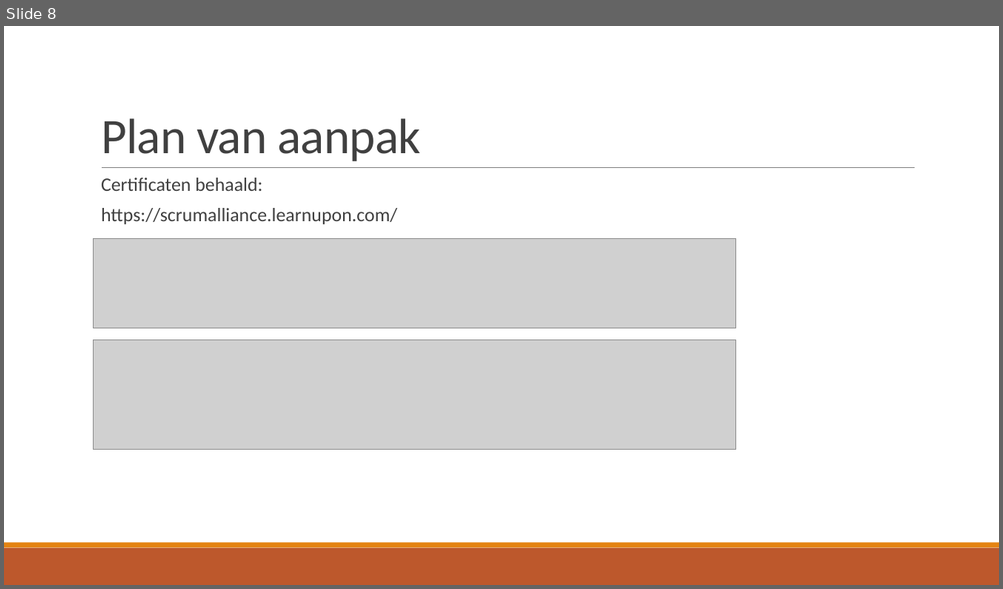
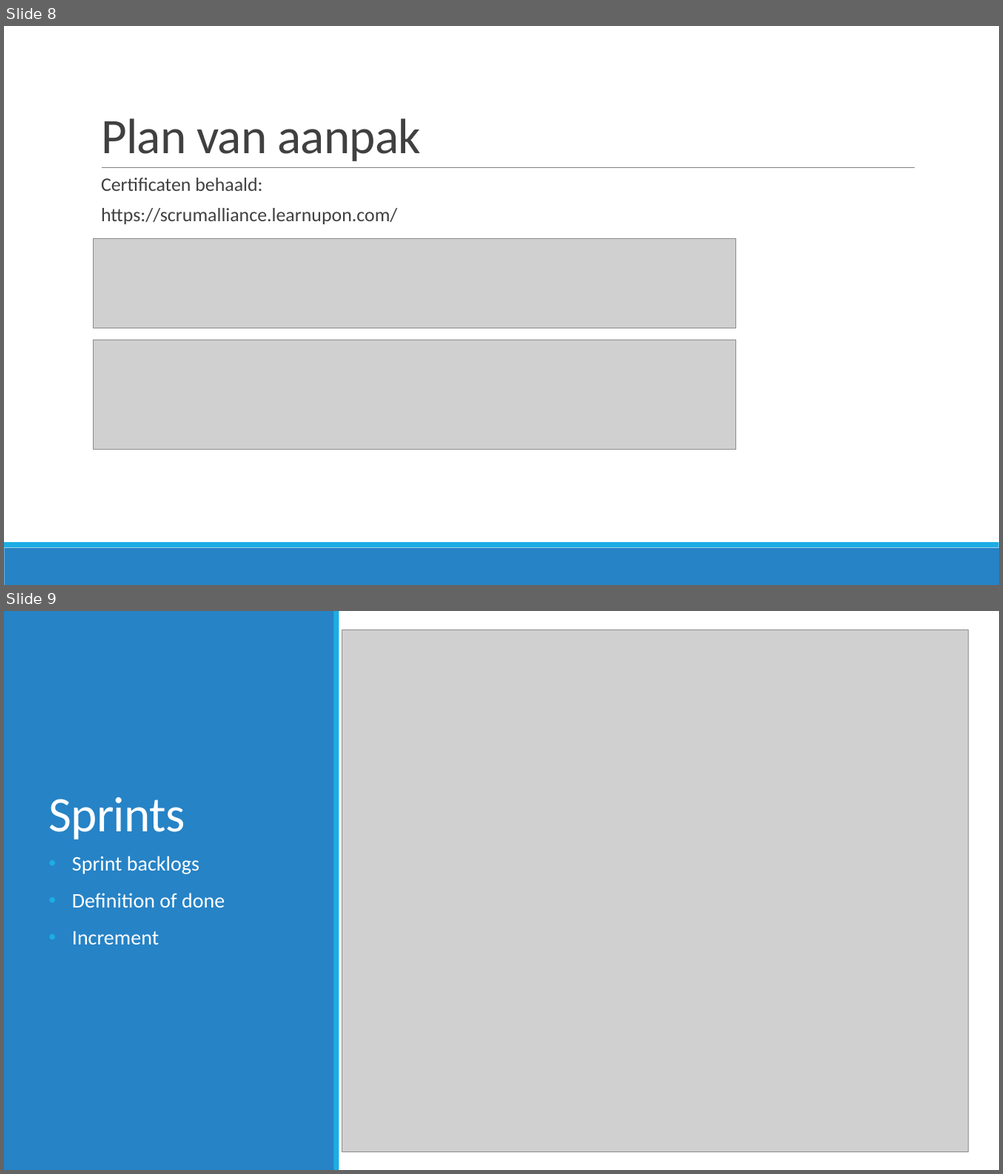
Before and after one commit to JouriTas/Projectwerk-IT-project, a slide deck: Scrum Artifacts/Sprint5/IT-Projectwerk 2022.pptx. Shown one above the other, each under a label of ours: slide 8 before the commit, slides 8 and 9 after it. The pictures are 1003x589 and 1003x1174 pixels, drawn with LibreOffice and Linux fonts; fonts in the diff are those of the drawing; grey boxes stand for pictures. Boxes give left, top, right and bottom in pixels: in the first picture for what was removed or moved away, otherwise in the second. Text is boxed around its words. In the diff, an @@ line names an element or a change of style, - is before the commit and + after.

```diff
--- a/Scrum Artifacts/Sprint5/IT-Projectwerk 2022.pptx
+++ b/Scrum Artifacts/Sprint5/IT-Projectwerk 2022.pptx
@@ slide 9 added at box(4, 611, 999, 1170), background #FFFFFF @@
@@ rectangle added at box(4, 611, 335, 1170), fill #2683C6 @@
@@ rectangle added at box(334, 611, 339, 1170), fill #1CADE4 @@
@@ picture added at box(342, 629, 969, 1153) @@
@@ title added at box(48, 797, 185, 840), 48 pt, text #FFFFFF @@
+Sprints
@@ text added at box(72, 856, 225, 945), 20 pt, text #FFFFFF @@
+• Sprint backlogs
+• Definition of done
+• Increment
@@ slide 8 changed as well @@
@@ rectangle at box(4, 548, 999, 585): fill #BD582C to #2683C6 @@
@@ rectangle at box(4, 543, 999, 548): fill #E48312 to #1CADE4 @@
```
Also in this commit, not shown: 11 other slides changed, 2 other slides added.
